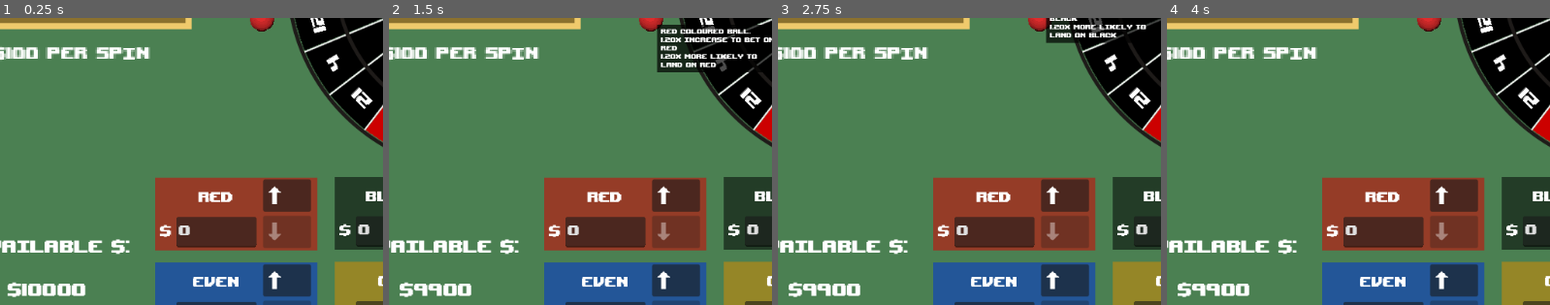
Above: before the commit, frames 1-4 (left to right).
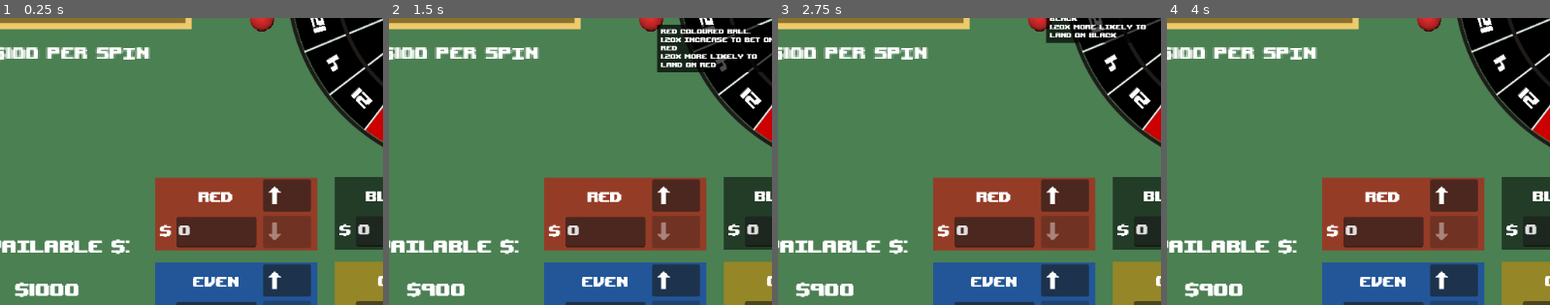
Above: after the commit, the same moments.

Repository: RossRKK/gmtk-game-jam-2025
Game: Godot game, scene res://scenes/roulette_scene.tscn
Same seed, same stepped clock (60 frames per second), same inputs: the game is played once before the commit and once after it. Sound files missing from this copy of the repository are replaced by a short silence.
Inputs (mouse positions are % of the whole screen's width and height, from its top left):
- Up to frame 1 (0.25 s): no input
- Up to frame 2 (1.5 s): click (35, 24) at 0.5 s; click (42, 44) at 1.27 s
- Up to frame 3 (2.75 s): click (42, 39) at 2.02 s
- Up to frame 4 (4 s): click (42, 33) at 2.77 s; click (42, 28) at 3.52 s
The pictures show only the part of the screen within x 7-57%, y 44-94%; the shares and areas given below are measured in that part.

The runs differ from the first frame. In frame 1, 0.6% of the frame differs, in the area x 2-23%, y 91-98%; in frame 2, 0.5%; in frame 3, 0.5%; in frame 4, 0.5%.

Commit message:
Corrected initial money

Diff:
--- a/scripts/player_inventory.gd
+++ b/scripts/player_inventory.gd
@@ -2,7 +2,7 @@
 
 class_name PlayerInventory
 
-@export var starting_money: float = 10_000.
+@export var starting_money: float = 1_000.
 
 signal on_money_changed(new_value: float, diff: float)
 
Not shown, changed: build/web/Archive.zip
Not shown, changed: build/web/index.html
Not shown, changed: build/web/index.pck
